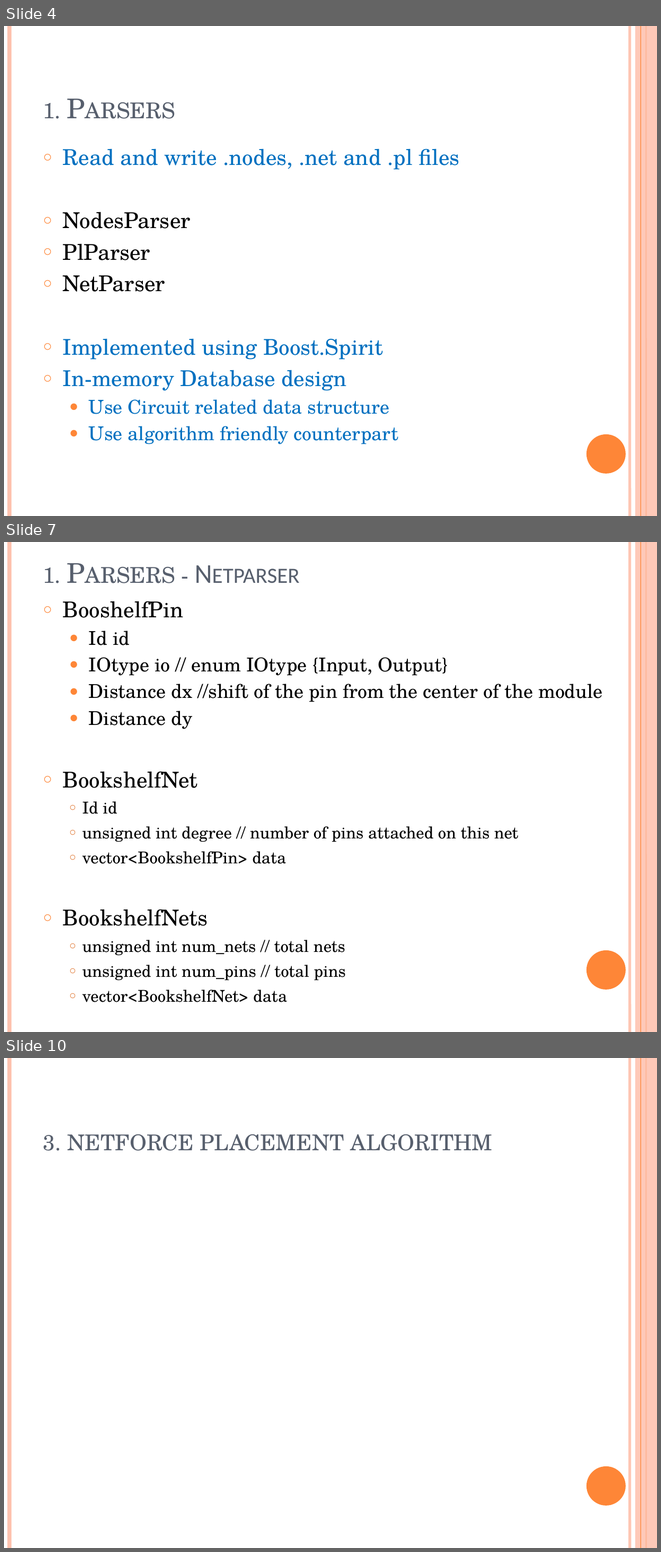
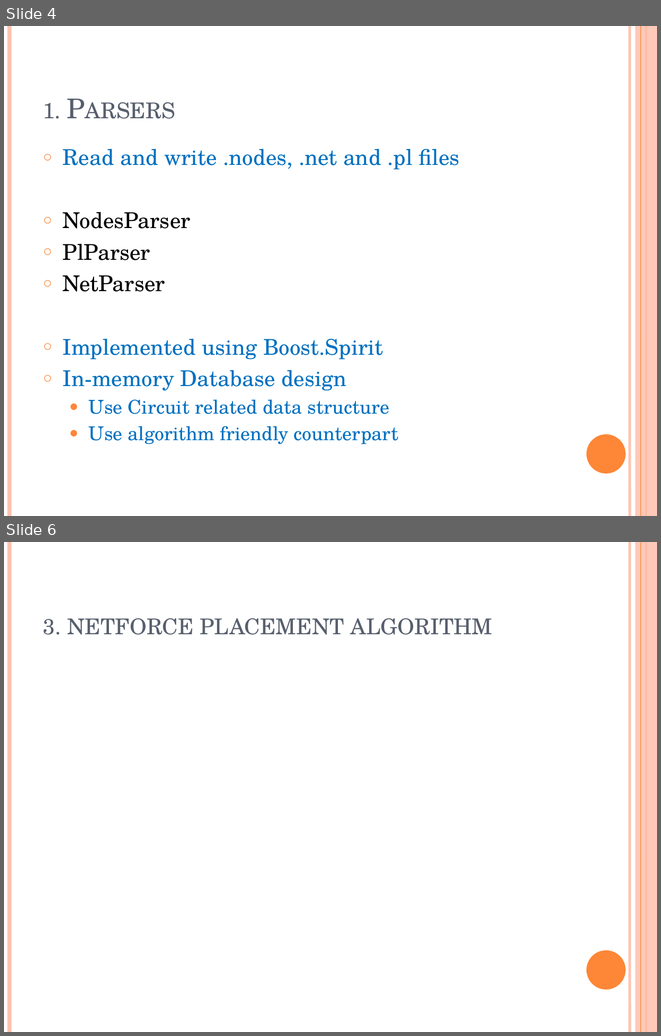
Before and after one commit to marcusgao94/TPL, a slide deck: TPL.pptx. Shown one above the other, each under a label of ours: slides 4, 7 and 10 before the commit, slides 4 and 6 after it; the slides between them are not shown. The pictures are 661x1552 and 661x1036 pixels, drawn with LibreOffice and Linux fonts; fonts in the diff are those of the drawing; grey boxes stand for pictures. Boxes give left, top, right and bottom in pixels: in the first picture for what was removed or moved away, otherwise in the second. Text is boxed around its words. In the diff, an @@ line names an element or a change of style, - is before the commit and + after.

```diff
--- a/TPL.pptx
+++ b/TPL.pptx
@@ slide 7 removed at (4, 542, 657, 1032), background #FFFFFF; not listed: 6 template elements that a slide beside it also shows @@
@@ title removed at (43, 567, 61, 583) @@
-1. Parsers - Netparser
@@ text removed at (63, 601, 603, 1002) @@
-○ BooshelfPin
-  ● Id id
-  ● IOtype io // enum IOtype {Input, Output}
-  ● Distance dx //shift of the pin from the center of the module
-  ● Distance dy
-  ○ BookshelfNet
-    ○ Id id
-    ○ unsigned int degree // number of pins attached on this net
-    ○ vector<BookshelfPin> data
-  ○ BookshelfNets
-    ○ unsigned int num_nets // total nets
-    ○ unsigned int num_pins // total pins
-    ○ vector<BookshelfNet> data
@@ what was slide 10 is now slide 6 @@
```
Also in this commit, not shown: 5 slides changed, 2 slides added, 3 other slides removed.
